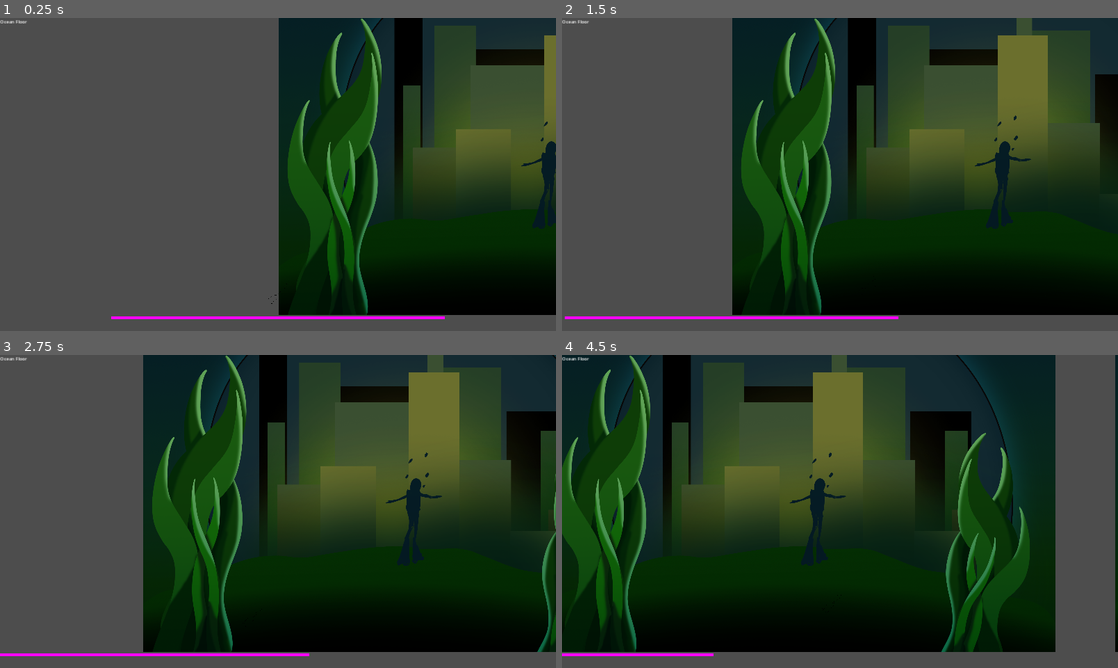
Above: before the commit, frames 1-4 (two rows, left to right).
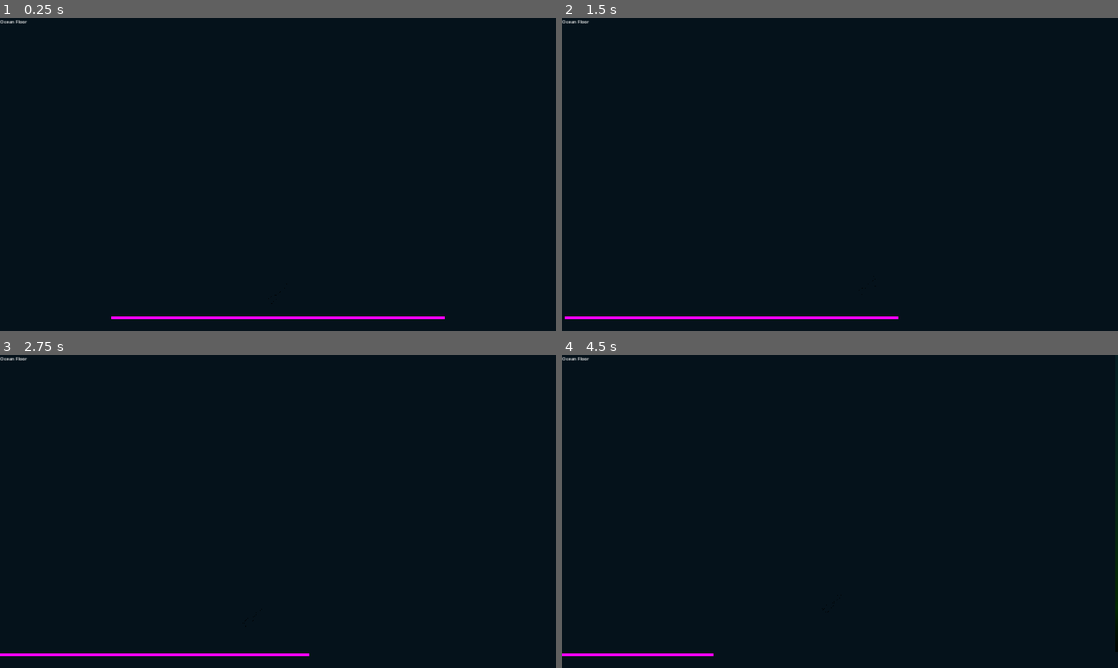
Above: after the commit, the same moments.

Repository: KeyraWebb/Cheezbored
Game: Godot game, scene res://scenes/zone_loader_test.tscn
Two runs of this game, one before a commit and one after it. Both use one fixed random seed, a clock stepped at 60 frames per second and the inputs below. This scene is started directly instead of the project's main scene.
Inputs:
- Up to frame 1 (0.25 s): no input
- Up to frame 2 (1.5 s): tap Enter at 0.5 s; hold Right (move_right) from 0.53 s (still down); tap Space (jump) at 0.77 s
- Up to frame 3 (2.75 s): tap Space (jump) at 1.52 s; release Right (move_right) at 2.03 s; hold Left (move_left) from 2.03 s (still down)
- Up to frame 4 (4.5 s): release Left (move_left) at 2.78 s; hold Right (move_right) 2.78-4.28 s; tap Space (jump) at 3.02, 3.77 s; hold Left (move_left) from 4.28 s (still down)

The runs differ from the first frame. In frame 1, 87% of the frame differs, in the area x 0-100%, y 0-100%; in frame 2, 83%; in frame 3, 81%; in frame 4, 74%.

Commit message:
somethings here

Diff:
--- a/scenes/zone_loader_test.tscn
+++ b/scenes/zone_loader_test.tscn
@@ -1,8 +1,9 @@
-[gd_scene load_steps=7 format=3 uid="uid://crs5bfilcviv6"]
+[gd_scene load_steps=8 format=3 uid="uid://crs5bfilcviv6"]
 
 [ext_resource type="PackedScene" uid="uid://df6n5fnrrtxh8" path="res://scenes/objects/player.tscn" id="1_5dfng"]
 [ext_resource type="Texture2D" uid="uid://c5u8aug8o1qd0" path="res://assets/sprites/Setting Image temp.png" id="2_avkxb"]
 [ext_resource type="Script" path="res://scripts/zones.gd" id="2_usm80"]
+[ext_resource type="PackedScene" uid="uid://cmqbyvfy0nnwb" path="res://scenes/zones/ocean_floor.tscn" id="3_v1qq2"]
 
 [sub_resource type="WorldBoundaryShape2D" id="WorldBoundaryShape2D_c0pn0"]
 
@@ -29,7 +30,7 @@
 texture = SubResource("PlaceholderTexture2D_j1sx0")
 
 [node name="Ceiling" type="StaticBody2D" parent="."]
-position = Vector2(0, -2000)
+position = Vector2(-8, -1093)
 
 [node name="CollisionShape2D" type="CollisionShape2D" parent="Ceiling"]
 shape = SubResource("WorldBoundaryShape2D_1ylnl")
@@ -50,14 +51,8 @@
 offset_bottom = 23.0
 text = "TEXT"
 
-[node name="Ocean Floor" type="Node2D" parent="Zones" groups=["Zones"]]
-position = Vector2(0, -624)
-scale = Vector2(0.5, 0.5)
-
-[node name="Background" type="Sprite2D" parent="Zones/Ocean Floor"]
-z_index = -20
-position = Vector2(1760, 0)
-texture = ExtResource("2_avkxb")
+[node name="Ocean Floor" parent="Zones" instance=ExtResource("3_v1qq2")]
+position = Vector2(-961, -1024)
 
 [node name="Kelp Forest" type="Node2D" parent="Zones" groups=["Zones"]]
 position = Vector2(1960, -624)
--- /dev/null
+++ b/scenes/zones/ocean_floor.tscn
@@ -0,0 +1,31 @@
+[gd_scene load_steps=3 format=3 uid="uid://cmqbyvfy0nnwb"]
+
+[ext_resource type="Texture2D" uid="uid://b4wivdan60b3l" path="res://assets/sprites/backgrounds/OceanFloorRear.png" id="1_revos"]
+[ext_resource type="Texture2D" uid="uid://bfws0r5mvw126" path="res://assets/sprites/backgrounds/OceanFloorFront.png" id="2_wjmti"]
+
+[node name="Ocean Floor" type="Node2D" groups=["Zones"]]
+position = Vector2(-1915, -1081)
+scale = Vector2(0.5, 0.5)
+
+[node name="ParallaxBackground" type="ParallaxBackground" parent="."]
+follow_viewport_enabled = true
+follow_viewport_scale = 720.576
+scroll_base_scale = Vector2(0.5, 0)
+
+[node name="ParallaxLayer" type="ParallaxLayer" parent="ParallaxBackground"]
+motion_scale = Vector2(0.3, 0)
+motion_offset = Vector2(0, 30)
+
+[node name="Background" type="Sprite2D" parent="ParallaxBackground/ParallaxLayer"]
+z_index = -20
+position = Vector2(4, -546)
+texture = ExtResource("1_revos")
+
+[node name="ParallaxLayer2" type="ParallaxLayer" parent="ParallaxBackground"]
+position = Vector2(948, 0)
+motion_scale = Vector2(0.5, 0)
+motion_offset = Vector2(0, 20)
+
+[node name="foreground" type="Sprite2D" parent="ParallaxBackground/ParallaxLayer2"]
+position = Vector2(14, -546)
+texture = ExtResource("2_wjmti")
Binary file added: assets/sprites/backgrounds/OceanFloorFront.png
Not shown, added: assets/sprites/backgrounds/OceanFloorFront.png.import
Binary file added: assets/sprites/backgrounds/OceanFloorRear.png
Not shown, added: assets/sprites/backgrounds/OceanFloorRear.png.import
